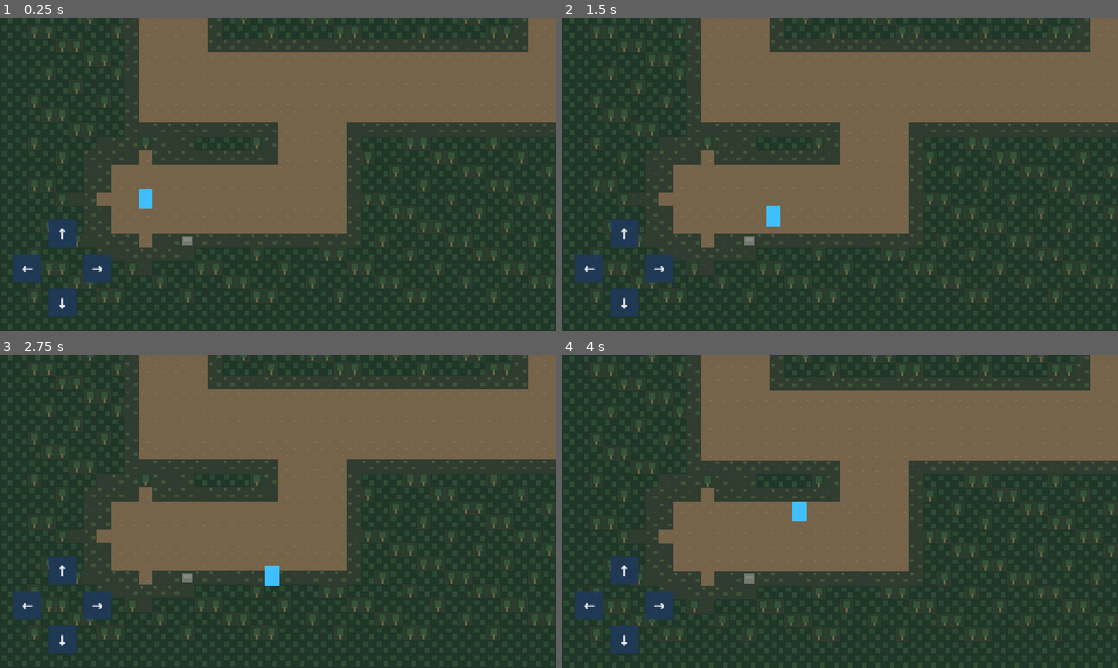
Above: before the commit, frames 1-4 (two rows, left to right).
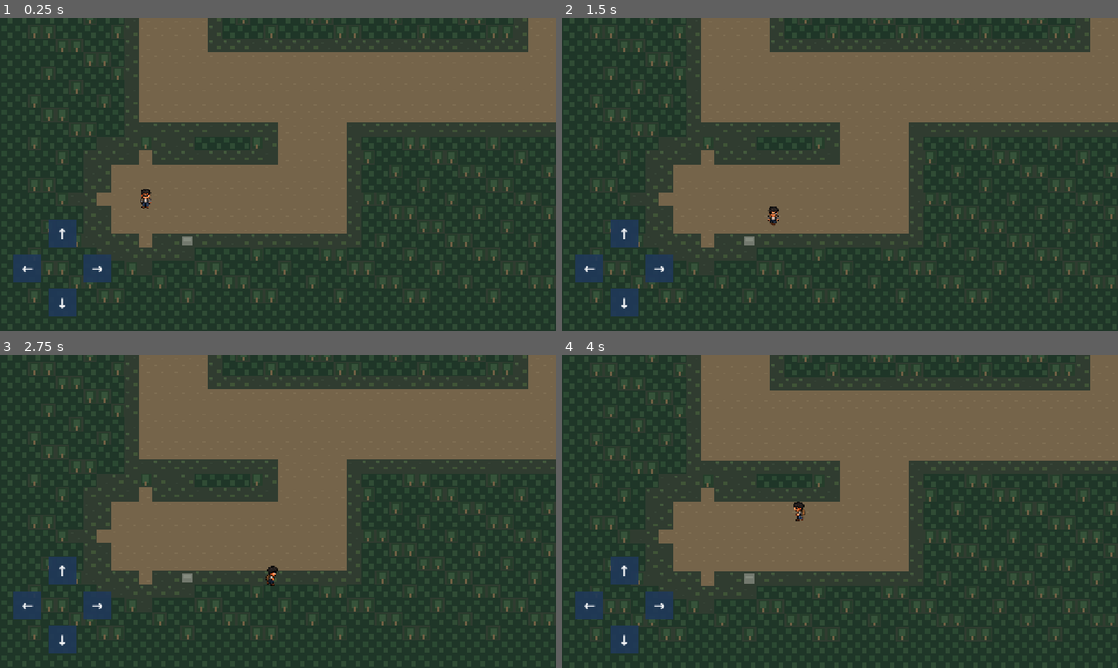
Above: after the commit, the same moments.

Repository: jhonnata2211/ECHOES-The-Last-Refuge-V2
Game: Godot game, scene res://scenes/main/Main.tscn
Same seed, same stepped clock (60 frames per second), same inputs: the game is played once before the commit and once after it.
Inputs:
- Up to frame 1 (0.25 s): no input
- Up to frame 2 (1.5 s): tap Enter at 0.5 s; hold D (move_right) 0.53-1.28 s; hold S (move_down) from 1.28 s (still down)
- Up to frame 3 (2.75 s): release S (move_down) at 2.03 s; hold D (move_right) from 2.03 s (still down)
- Up to frame 4 (4 s): release D (move_right) at 2.78 s; hold W (move_up) 2.78-3.53 s; hold A (move_left) from 3.53 s (still down)

The runs differ from the first frame. In frame 1, 0.1% of the frame differs, in the area x 25-28%, y 54-61%; in frame 2, 0.2%; in frame 3, 0.2%, in the area x 47-51%, y 67-74%; in frame 4, 0.2%.

Commit message:
ECHOES-014: integra John V1 e animacoes basicas

Diff:
--- /dev/null
+++ b/resources/player/john_v1_frames.tres
@@ -0,0 +1,276 @@
+[gd_resource type="SpriteFrames" load_steps=30 format=3]
+
+; ECHOES-014D: John V1 integrado ao PNG técnico original 192x384.
+; Caminho definitivo: res://assets/sprites/player/john_v1.png
+; Não utilizar ou transformar automaticamente a concept sheet.
+
+[ext_resource type="Texture2D" path="res://assets/sprites/player/john_v1.png" id="1_john_atlas"]
+
+[sub_resource type="AtlasTexture" id="AtlasTexture_idle_down_0"]
+atlas = ExtResource("1_john_atlas")
+region = Rect2(0, 0, 32, 48)
+filter_clip = true
+
+[sub_resource type="AtlasTexture" id="AtlasTexture_idle_up_0"]
+atlas = ExtResource("1_john_atlas")
+region = Rect2(0, 48, 32, 48)
+filter_clip = true
+
+[sub_resource type="AtlasTexture" id="AtlasTexture_idle_left_0"]
+atlas = ExtResource("1_john_atlas")
+region = Rect2(0, 96, 32, 48)
+filter_clip = true
+
+[sub_resource type="AtlasTexture" id="AtlasTexture_idle_right_0"]
+atlas = ExtResource("1_john_atlas")
+region = Rect2(0, 144, 32, 48)
+filter_clip = true
+
+[sub_resource type="AtlasTexture" id="AtlasTexture_walk_down_0"]
+atlas = ExtResource("1_john_atlas")
+region = Rect2(0, 192, 32, 48)
+filter_clip = true
+
+[sub_resource type="AtlasTexture" id="AtlasTexture_walk_down_1"]
+atlas = ExtResource("1_john_atlas")
+region = Rect2(32, 192, 32, 48)
+filter_clip = true
+
+[sub_resource type="AtlasTexture" id="AtlasTexture_walk_down_2"]
+atlas = ExtResource("1_john_atlas")
+region = Rect2(64, 192, 32, 48)
+filter_clip = true
+
+[sub_resource type="AtlasTexture" id="AtlasTexture_walk_down_3"]
+atlas = ExtResource("1_john_atlas")
+region = Rect2(96, 192, 32, 48)
+filter_clip = true
+
+[sub_resource type="AtlasTexture" id="AtlasTexture_walk_down_4"]
+atlas = ExtResource("1_john_atlas")
+region = Rect2(128, 192, 32, 48)
+filter_clip = true
+
+[sub_resource type="AtlasTexture" id="AtlasTexture_walk_down_5"]
+atlas = ExtResource("1_john_atlas")
+region = Rect2(160, 192, 32, 48)
+filter_clip = true
+
+[sub_resource type="AtlasTexture" id="AtlasTexture_walk_up_0"]
+atlas = ExtResource("1_john_atlas")
+region = Rect2(0, 240, 32, 48)
+filter_clip = true
+
+[sub_resource type="AtlasTexture" id="AtlasTexture_walk_up_1"]
+atlas = ExtResource("1_john_atlas")
+region = Rect2(32, 240, 32, 48)
+filter_clip = true
+
+[sub_resource type="AtlasTexture" id="AtlasTexture_walk_up_2"]
+atlas = ExtResource("1_john_atlas")
+region = Rect2(64, 240, 32, 48)
+filter_clip = true
+
+[sub_resource type="AtlasTexture" id="AtlasTexture_walk_up_3"]
+atlas = ExtResource("1_john_atlas")
+region = Rect2(96, 240, 32, 48)
+filter_clip = true
+
+[sub_resource type="AtlasTexture" id="AtlasTexture_walk_up_4"]
+atlas = ExtResource("1_john_atlas")
+region = Rect2(128, 240, 32, 48)
+filter_clip = true
+
+[sub_resource type="AtlasTexture" id="AtlasTexture_walk_up_5"]
+atlas = ExtResource("1_john_atlas")
+region = Rect2(160, 240, 32, 48)
+filter_clip = true
+
+[sub_resource type="AtlasTexture" id="AtlasTexture_walk_left_0"]
+atlas = ExtResource("1_john_atlas")
+region = Rect2(0, 288, 32, 48)
+filter_clip = true
+
+[sub_resource type="AtlasTexture" id="AtlasTexture_walk_left_1"]
+atlas = ExtResource("1_john_atlas")
+region = Rect2(32, 288, 32, 48)
+filter_clip = true
+
+[sub_resource type="AtlasTexture" id="AtlasTexture_walk_left_2"]
+atlas = ExtResource("1_john_atlas")
+region = Rect2(64, 288, 32, 48)
+filter_clip = true
+
+[sub_resource type="AtlasTexture" id="AtlasTexture_walk_left_3"]
+atlas = ExtResource("1_john_atlas")
+region = Rect2(96, 288, 32, 48)
+filter_clip = true
+
+[sub_resource type="AtlasTexture" id="AtlasTexture_walk_left_4"]
+atlas = ExtResource("1_john_atlas")
+region = Rect2(128, 288, 32, 48)
+filter_clip = true
+
+[sub_resource type="AtlasTexture" id="AtlasTexture_walk_left_5"]
+atlas = ExtResource("1_john_atlas")
+region = Rect2(160, 288, 32, 48)
+filter_clip = true
+
+[sub_resource type="AtlasTexture" id="AtlasTexture_walk_right_0"]
+atlas = ExtResource("1_john_atlas")
+region = Rect2(0, 336, 32, 48)
+filter_clip = true
+
+[sub_resource type="AtlasTexture" id="AtlasTexture_walk_right_1"]
+atlas = ExtResource("1_john_atlas")
+region = Rect2(32, 336, 32, 48)
+filter_clip = true
+
+[sub_resource type="AtlasTexture" id="AtlasTexture_walk_right_2"]
+atlas = ExtResource("1_john_atlas")
+region = Rect2(64, 336, 32, 48)
+filter_clip = true
+
+[sub_resource type="AtlasTexture" id="AtlasTexture_walk_right_3"]
+atlas = ExtResource("1_john_atlas")
+region = Rect2(96, 336, 32, 48)
+filter_clip = true
+
+[sub_resource type="AtlasTexture" id="AtlasTexture_walk_right_4"]
+atlas = ExtResource("1_john_atlas")
+region = Rect2(128, 336, 32, 48)
+filter_clip = true
+
+[sub_resource type="AtlasTexture" id="AtlasTexture_walk_right_5"]
+atlas = ExtResource("1_john_atlas")
+region = Rect2(160, 336, 32, 48)
+filter_clip = true
+
+[resource]
+animations = [{
+"frames": [{
+"duration": 1.0,
+"texture": SubResource("AtlasTexture_idle_down_0")
+}],
+"loop": true,
+"name": &"idle_down",
+"speed": 1.0
+}, {
+"frames": [{
+"duration": 1.0,
+"texture": SubResource("AtlasTexture_idle_up_0")
+}],
+"loop": true,
+"name": &"idle_up",
+"speed": 1.0
+}, {
+"frames": [{
+"duration": 1.0,
+"texture": SubResource("AtlasTexture_idle_left_0")
+}],
+"loop": true,
+"name": &"idle_left",
+"speed": 1.0
+}, {
+"frames": [{
+"duration": 1.0,
+"texture": SubResource("AtlasTexture_idle_right_0")
+}],
+"loop": true,
+"name": &"idle_right",
+"speed": 1.0
+}, {
+"frames": [{
+"duration": 1.0,
+"texture": SubResource("AtlasTexture_walk_down_0")
+}, {
+"duration": 1.0,
+"texture": SubResource("AtlasTexture_walk_down_1")
+}, {
+"duration": 1.0,
+"texture": SubResource("AtlasTexture_walk_down_2")
+}, {
+"duration": 1.0,
+"texture": SubResource("AtlasTexture_walk_down_3")
+}, {
+"duration": 1.0,
+"texture": SubResource("AtlasTexture_walk_down_4")
+}, {
+"duration": 1.0,
+"texture": SubResource("AtlasTexture_walk_down_5")
+}],
+"loop": true,
+"name": &"walk_down",
+"speed": 10.0
+}, {
+"frames": [{
+"duration": 1.0,
+"texture": SubResource("AtlasTexture_walk_up_0")
+}, {
+"duration": 1.0,
+"texture": SubResource("AtlasTexture_walk_up_1")
+}, {
+"duration": 1.0,
+"texture": SubResource("AtlasTexture_walk_up_2")
+}, {
+"duration": 1.0,
+"texture": SubResource("AtlasTexture_walk_up_3")
+}, {
+"duration": 1.0,
+"texture": SubResource("AtlasTexture_walk_up_4")
+}, {
+"duration": 1.0,
+"texture": SubResource("AtlasTexture_walk_up_5")
+}],
+"loop": true,
+"name": &"walk_up",
+"speed": 10.0
+}, {
+"frames": [{
+"duration": 1.0,
+"texture": SubResource("AtlasTexture_walk_left_0")
+}, {
+"duration": 1.0,
+"texture": SubResource("AtlasTexture_walk_left_1")
+}, {
+"duration": 1.0,
+"texture": SubResource("AtlasTexture_walk_left_2")
+}, {
+"duration": 1.0,
+"texture": SubResource("AtlasTexture_walk_left_3")
+}, {
+"duration": 1.0,
+"texture": SubResource("AtlasTexture_walk_left_4")
+}, {
+"duration": 1.0,
+"texture": SubResource("AtlasTexture_walk_left_5")
+}],
+"loop": true,
+"name": &"walk_left",
+"speed": 10.0
+}, {
+"frames": [{
+"duration": 1.0,
+"texture": SubResource("AtlasTexture_walk_right_0")
+}, {
+"duration": 1.0,
+"texture": SubResource("AtlasTexture_walk_right_1")
+}, {
+"duration": 1.0,
+"texture": SubResource("AtlasTexture_walk_right_2")
+}, {
+"duration": 1.0,
+"texture": SubResource("AtlasTexture_walk_right_3")
+}, {
+"duration": 1.0,
+"texture": SubResource("AtlasTexture_walk_right_4")
+}, {
+"duration": 1.0,
+"texture": SubResource("AtlasTexture_walk_right_5")
+}],
+"loop": true,
+"name": &"walk_right",
+"speed": 10.0
+}]
+metadata/asset_pending = false
+metadata/asset_path = "res://assets/sprites/player/john_v1.png"
--- a/scenes/player/Player.tscn
+++ b/scenes/player/Player.tscn
@@ -1,8 +1,9 @@
-[gd_scene load_steps=5 format=3]
+[gd_scene load_steps=6 format=3]
 
 ; ECHOES-005: visual e colisão provisórios (placeholders).
 
 [ext_resource type="Script" path="res://scripts/player/player.gd" id="1_player"]
+[ext_resource type="SpriteFrames" path="res://resources/player/john_v1_frames.tres" id="2_john_frames"]
 
 [sub_resource type="Gradient" id="Gradient_placeholder"]
 colors = PackedColorArray(0.25, 0.75, 1, 1, 0.25, 0.75, 1, 1)
@@ -21,8 +22,15 @@
 script = ExtResource("1_player")
 
 [node name="Sprite2D" type="Sprite2D" parent="."]
+visible = false
 texture = SubResource("GradientTexture2D_placeholder")
 metadata/placeholder = true
+
+[node name="AnimatedSprite2D" type="AnimatedSprite2D" parent="."]
+texture_filter = 1
+sprite_frames = ExtResource("2_john_frames")
+animation = &"idle_down"
+metadata/asset_pending = false
 
 [node name="CollisionShape2D" type="CollisionShape2D" parent="."]
 shape = SubResource("CapsuleShape2D_placeholder")
--- a/scripts/player/player.gd
+++ b/scripts/player/player.gd
@@ -1,9 +1,78 @@
 extends CharacterBody2D
 
+const JOHN_TEXTURE_PATH: String = "res://assets/sprites/player/john_v1.png"
+
 @export var move_speed: float = 200.0
+
+@onready var _animated_sprite: AnimatedSprite2D = $AnimatedSprite2D
+@onready var _placeholder_sprite: Sprite2D = $Sprite2D
+
+var _facing_direction: StringName = &"down"
+var _has_john_frames: bool = false
+
+
+func _ready() -> void:
+	_bind_john_atlas()
+	_has_john_frames = _has_complete_animation_set()
+	_animated_sprite.visible = _has_john_frames
+	_placeholder_sprite.visible = not _has_john_frames
+	_update_animation(Vector2.ZERO)
 
 
 func _physics_process(_delta: float) -> void:
 	var direction := Input.get_vector("move_left", "move_right", "move_up", "move_down")
 	velocity = direction * move_speed
 	move_and_slide()
+	_update_animation(direction)
+
+
+func _update_animation(input_direction: Vector2) -> void:
+	if not input_direction.is_zero_approx():
+		# Empate entre componentes: prioridade vertical, sem animações diagonais.
+		if absf(input_direction.x) > absf(input_direction.y):
+			_facing_direction = &"right" if input_direction.x > 0.0 else &"left"
+		else:
+			_facing_direction = &"down" if input_direction.y > 0.0 else &"up"
+
+	var state := "idle" if get_real_velocity().is_zero_approx() else "walk"
+	var animation_name := StringName("%s_%s" % [state, _facing_direction])
+	if _has_john_frames:
+		_animated_sprite.play(animation_name)
+	else:
+		# Sem arte de produção: selecionar o estado sem tocar animações vazias.
+		_animated_sprite.animation = animation_name
+
+
+func _bind_john_atlas() -> void:
+	var frames := _animated_sprite.sprite_frames
+	if frames == null or not ResourceLoader.exists(JOHN_TEXTURE_PATH, "Texture2D"):
+		return
+	var atlas := load(JOHN_TEXTURE_PATH) as Texture2D
+	if atlas == null or atlas.get_size() != Vector2(192, 384):
+		push_warning("John V1 requer PNG técnico 192x384; placeholder preservado, sem redimensionamento.")
+		return
+	for animation_name in frames.get_animation_names():
+		for frame_index in range(frames.get_frame_count(animation_name)):
+			var texture := frames.get_frame_texture(animation_name, frame_index)
+			if texture is AtlasTexture:
+				texture.atlas = atlas
+
+
+func _has_complete_animation_set() -> bool:
+	var frames := _animated_sprite.sprite_frames
+	if frames == null:
+		return false
+	for state in ["idle", "walk"]:
+		for direction in ["down", "up", "left", "right"]:
+			var animation_name := StringName("%s_%s" % [state, direction])
+			if not frames.has_animation(animation_name) or frames.get_frame_count(animation_name) == 0:
+				return false
+			for frame_index in range(frames.get_frame_count(animation_name)):
+				var texture := frames.get_frame_texture(animation_name, frame_index)
+				if texture == null:
+					return false
+				if texture is AtlasTexture and texture.atlas == null:
+					return false
+				if texture is AtlasTexture and texture.atlas.get_size() != Vector2(192, 384):
+					return false
+	return true
Binary file added: assets/sprites/player/john_v1.png
Not shown, added: docs/john_v1_animation_layout.md
